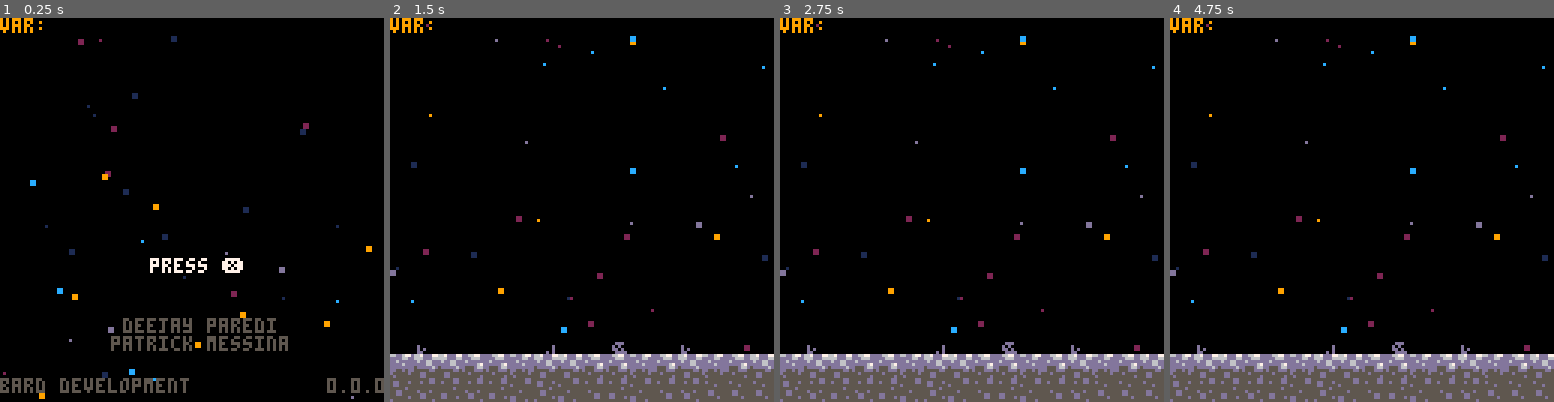
Above: before the commit, frames 1-4 (left to right).
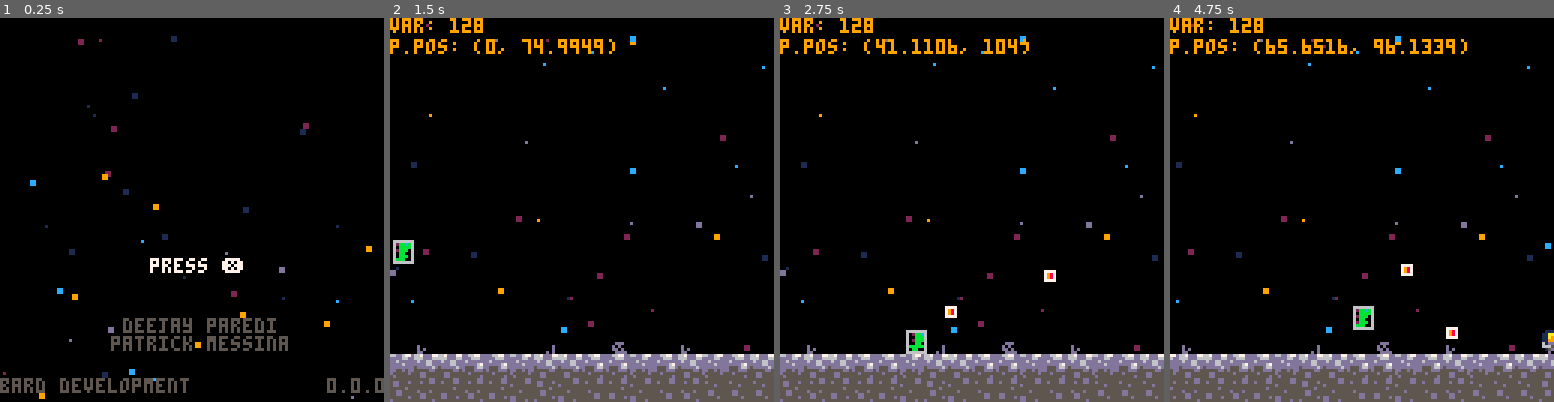
Above: after the commit, the same moments.

Repository: barddev/moonshot
Game: PICO-8 cartridge moonshot.p8
The game is run twice, just before and just after one commit, with the same random seed, the same clock (stepped at 60 frames per second) and the same inputs.
Inputs:
- Up to frame 1 (0.25 s): no input
- Up to frame 2 (1.5 s): tap X (X key) at 0.33, 1.07 s; tap O (Z key) at 0.7 s
- Up to frame 3 (2.75 s): hold Right 1.6-2.1 s; tap O (Z key) at 1.7, 2.1, 2.5 s; tap X (X key) at 1.85 s; hold Right from 2.47 s (still down)
- Up to frame 4 (4.75 s): tap O (Z key) every 0.4 s from 2.9 to 4.5 s; tap X (X key) at 2.97, 4.08 s; release Right at 3.03 s; hold Left 3.08-3.58 s; hold Right 4.02-4.68 s

The runs differ from the first frame. In frame 1, 0.2% of the frame differs, in the area x 0-11%, y 0-4%; in frame 2, 1.2%; in frame 3, 1.5%; in frame 4, 7.9%, in the area x 0-100%, y 0-100%.

Commit message:
refactoring to rid memory issues

Diff:
--- a/moonshot.p8
+++ b/moonshot.p8
@@ -7,6 +7,8 @@
 function _init()
     m = gmap:new()
     g = game:new()
+    p = player:new()
+    c = cam:new()
     g:change_state(menu)
     -- g:change_state(level_1)
 end
@@ -37,12 +39,23 @@
     title = "moonshot",
     version = "0.0.0",
 
+    -- physics
+    grav = 0.05,
+    friction = 0.425,
+
     -- stars
     stars_color_pal={1,2,9,12,13},
 
     -- debug information
     debug = true,
     debug_var = "",
+
+    -- sprite flags
+    solid = 0,
+    egg = 3,
+    spike = 5,
+    bullet = 6,
+
 }
 
 -->8
@@ -123,6 +136,20 @@
 
 function vector.__concat(s, t)
     return tostring(s) .. tostring(t)
+end
+
+-- hitbox
+hitbox = {}
+function hitbox:new(_x, _y, _w, _h)
+
+    local o = {}
+    setmetatable(o, hitbox)
+    o.x = _x or 0
+    o.y = _y or 0
+    o.w = _w or 8
+    o.h = _h or 8
+    return o
+
 end
 
 -->8
@@ -147,10 +174,11 @@
 function game:draw()
     self.state:draw()
 
-    if globals.debug then
-        -- print("p.pos: " .. p.pos, x, 14, 9)
-        local row = 0
-        print("var: " .. globals.debug_var, x, row, 9)
+    if globals.debug
+    and g.state.level then
+        local row = 7
+        print("var: " .. globals.debug_var, c.pos.x, 0 * row + c.pos.y, 9)
+        print("p.pos: " .. p.pos, c.pos.x, 1 * row + c.pos.y, 9)
     end
 
 end
@@ -184,14 +212,16 @@
 function gmap:init(pos, length, stars, draw_map)
 
     local l = length or 1024
-    local s = stars or true
-    local d = draw_map or true
+    local s = true
+    local d = true
+    if (stars ~= nil) s = stars
+    if (draw_map ~= nil) d = draw_map
 
     self.pos = pos
     self.start = self.pos.x
     self.mend = self.pos.x + l
     self.stars = {}
-    self.draw_map = draw_map
+    self.draw_map = d
     if s then
         self:stars_init()
     end
@@ -207,7 +237,7 @@
     s={}
     s.pos = vector2d()
     s.pos.x=rnd(m.mend)
-    s.pos.y=rnd(128)
+    s.pos.y=rnd(128) + self.pos.y
     s.color=globals.stars_color_pal[
         flr(rnd(count(globals.stars_color_pal)))+1]
     s.size=flr(rnd(2))
@@ -224,15 +254,17 @@
 -- draw map
 function gmap:draw()
 
-    if self.draw_map then
-        map(self.pos.x, self.pos.y)
-    end
-
     -- draw stars
     for s in all(self.stars) do
         local x = s.pos.x
         local y = s.pos.y
         rectfill(x, y, flr(x)+s.size, flr(y)+s.size, s.color)
+    end
+
+    -- draw map
+    if self.draw_map then
+        -- map(self.pos.x, self.pos.y)
+        map(0, self.pos.y / 8, 0, self.pos.y)
     end
 
 end
@@ -248,7 +280,28 @@
     return o
 end
 
-function cam:init()
+function cam:init(pos)
+    self.pos = pos
+end
+
+function cam:update()
+    -- camera follows player
+    self.pos.x = p.pos.x - 64 + (p.w / 2)
+
+    -- end a gamescreen early from end
+    if self.pos.x > m.mend - 128 then
+        self.pos.x = m.mend - 128
+        m.start = m.mend - 128
+    end
+
+    -- left end of camera doesnt move past start
+    if (self.pos.x < m.start) then
+        self.pos.x = m.start
+    end
+
+
+    camera(self.pos.x, self.pos.y)
+
 end
 
 -->8
@@ -268,6 +321,7 @@
 -- reset menu screen
 function menu:init()
     -- map is just blank screen
+    self.level = false
     m:init(vector2d(), 128, true, false)
 
 end
@@ -306,7 +360,7 @@
     return o
 end
 
--- should be overwritten by subclass
+-- initialize level
 function level:init()
     -- init map to desired settings
     -- set baddies positions
@@ -321,6 +375,9 @@
     for e in all(self.eggs) do
         e:update()
     end
+    p:update()
+    c:update()
+    bullets_update()
 end
 
 function level:draw()
@@ -328,9 +385,9 @@
     for e in all(self.eggs) do
         e:draw()
     end
-    map(m.pos.x, m.pos.y)
-end
-
+    p:draw()
+    bullets_draw()
+end
 
 -->8
 -- level_1
@@ -338,7 +395,524 @@
 level_1 = inherits_from(level)
 
 function level_1:init()
+    self.level = true
+    self.level_num = 1
     m:init(vector2d(), 1024)
+    p:init(vector2d())
+    c:init(vector2d())
+end
+
+-->8
+-- level_2
+level_2 = inherits_from(level)
+
+function level_2:init()
+    self.level = true
+    self.level_num = 2
+    m:init(vector2d(0,128), 1024)
+    p:init(vector2d(0,128))
+    c:init(vector2d(0,128))
+end
+
+
+
+-->8
+-- actors
+actor = {}
+function actor:new()
+    local o = {}
+    setmetatable(o, self)
+    self.__index = self
+    return o
+end
+
+-- actor:init
+function actor:init()
+end
+
+-- actor:animate
+-- assumes 6 sprites
+-- 1st is idle, 4 running, 1 jumping
+-- in that order
+-- all sprites should be in the same row
+function actor:animate()
+
+    if self.state == "jumping" then
+        self.sp = self.base_sp + 5
+    elseif self.state == "running" then
+
+    if time() - self.anim > .1 then
+      self.anim=time()
+      self.sp += 1
+      if self.sp > self.base_sp + 4 then
+        self.sp = self.base_sp + 1
+      end
+    end
+
+  else --player idle/falling
+      self.sp = self.base_sp
+  end
+end
+
+-- actor:jump
+function actor:jump()
+    sfx(00)
+    self.jump_press = 0
+    self.grounded_press = 0
+    self.grounded = false
+
+    self.vel.y -= self.acc.y
+end
+
+-- actor:death
+function actor:death()
+end
+
+-- actor:draw_lives
+function actor:draw_lives()
+end
+
+function actor:shoot()
+    -- local b = bullet:new(self.pos, 32, new_hitbox(5,2,3,3), 50, self.flip)
+    -- sfx(10)
+    -- add(bullets, b)
+end
+
+-- actor:update
+-- update actor
+function actor:update()
+end
+
+-- should be drawn
+function actor:draw()
+    self:draw_lives()
+    spr(self.sp, self.pos.x, self.pos.y, 1, 1, self.flip, false)
+    if globals.debug then
+        self:hitbox_draw(6)
+    end
+end
+
+-- actor:direction
+-- determine the direction actor is facing
+-- returns -1 if facing left, 1 otherwise
+function actor:direction(flip)
+
+    if flip then
+        return -1
+    end
+    return 1
+end
+
+-- actor:move
+-- move the actor on screen
+function actor:move()
+end
+
+function actor:hitbox_position()
+    local dir = self:direction(self.flip)
+    local x = 0
+    local y = 0
+    -- facing right
+    if dir == 1 then
+        x = self.hitbox.x
+        y = self.hitbox.y
+    else
+        x = self.w - 1 - (self.hitbox.x + self.hitbox.w)
+        y = self.h - 1 - (self.hitbox.y + self.hitbox.h)
+    end
+
+    return hitbox:new(x, y, self.hitbox.w, self.hitbox.h)
+end
+
+function actor:hitbox_abs_position()
+    local h = self:hitbox_position()
+    h.x += self.pos.x
+    h.y += self.pos.y
+    return h
+end
+
+function actor:hitbox_draw(c)
+    local h = self:hitbox_abs_position()
+
+    local x1 = h.x
+    local x2 = h.x + h.w
+    local y1 = h.y
+    local y2 = h.y + h.h
+    rect(x1, y1, x2, y2, c)
+end
+
+
+function actor:map_collision(direction, flag)
+
+    -- TODO switch to hitbox
+    local x=self.pos.x  local y=self.pos.y
+    local w=self.w  local h=self.h
+
+    local x1=0  local y1=0
+    local x2=0  local y2=0
+
+    if direction == "left" then
+        x1 = x - 1
+        y1 = y
+        x2 = x
+        y2 = y + h - 1
+
+    elseif direction == "right" then
+        x1 = x + w - 1
+        y1 = y
+        x2 = x + w
+        y2 = y + h - 1
+
+    elseif direction == "up" then
+        x1 = x + 2
+        y1 = y - 1
+        x2 = x + w - 3
+        y2 = y
+
+    elseif direction == "down" then
+        x1 = x + 2
+        y1 = y + h
+        x2 = x + w - 3
+        y2 = y + h
+    end
+    -- sprites are 8 pixels
+    x1 /= 8
+    y1 /= 8
+    x2 /= 8
+    y2 /= 8
+
+    if fget(mget(x1,y1),flag)
+    or fget(mget(x1,y2),flag)
+    or fget(mget(x2,y1),flag)
+    or fget(mget(x2,y2),flag) then
+        return true
+    end
+
+    return false
+
+
+end
+
+-->8
+-- player
+
+player = inherits_from(actor)
+
+function player:init(pos)
+
+    -- base sprite
+    self.base_sp = 1
+    self.sp = 1
+    self.flip = false
+
+    -- total sprite size
+    self.w = 8
+    self.h = 8
+
+    -- pos: vector2d needs a starting position
+    self.pos = pos
+
+    -- hitbox: needs a hitbox
+    self.hitbox = hitbox:new(1,0,6,7)
+
+    self.anim = 0
+    -- falling/running/jumping/idle
+    self.state = "falling"
+    self.health = 1
+    self.lives = 3
+
+    -- velocity
+    self.vel = vector2d()
+    self.max_vel = vector2d(2, 2)
+
+    self.acc = vector2d(0.5, 2.2)
+    self.dcc = vector2d(0.8, 0)
+    self.dcc_air = vector2d(1.5, 0)
+
+    -- jumping
+    self.jump_hold = globals.grav
+
+    -- check if almost touch ground
+    self.jump_press = 0
+    self.jump_press_time = 0.2
+
+    self.grounded_press = 0
+    self.grounded_press_time = 0.25
+    self.grounded = false
+
+
+end
+
+function player:update()
+
+    self.vel.x *= globals.friction
+    self.vel.y += globals.grav + self.jump_hold
+
+    -- shooting
+    if (btnp(4)) self:shoot()
+
+    -- left
+    if btn(0) then
+        self.vel.x -= self.acc.x
+        self.flip = true
+    -- right
+    elseif btn(1) then
+        self.vel.x += self.acc.x
+        self.flip = false
+    -- allow a minor delay before changing directions/stopping
+    else
+        if self.grounded then
+            self.vel.x *= self.dcc.x
+        else
+            self.vel.x *= self.dcc_air.x
+        end
+    end
+
+
+    -- jumping
+    self.grounded_press -= 1/60
+    if self.grounded then
+        self.grounded_press = self.grounded_press_time
+    end
+    self.jump_press -= 1/60
+
+    if btnp(5) then
+        self.jump_press = self.jump_press_time
+    end
+    -- h check for how long jump is press
+    if btn(5) then
+        self.jump_hold -= 0.005
+        if (self.jump_hold < 0) self.jump_hold = 0
+    else
+        self.jump_hold = globals.grav
+    end
+
+    if self.jump_press > 0
+    and self.grounded_press > 0 then
+        self:jump()
+    end
+
+    self:move()
+
+    -- check picking up egg
+    -- for e in all(eggs) do
+    --     if tor_collision(e, self) then
+    --         del(eggs, e)
+    --     end
+    -- end
+
+    if self.health <= 0 then
+        self:death()
+    end
+
+
+    -- globals.debug_var = self.sp
+
+    self:animate()
+
+end
+
+function player:shoot()
+    local b = bullet:new()
+    b:init(self.pos, 32, hitbox:new(5,2,3,3), 60, self.flip)
+    sfx(10)
+    add(bullets, b)
+end
+
+function player:death()
+    self.lives -= 1
+    self.health = 1
+    if self.lives <= 0 then
+        g:change_state(game_over)
+    else
+        -- TODO this needs adjusting
+        p.pos = vector2d(20, 20)
+    end
+end
+
+function player:move()
+    -- check y direction
+    if self.vel.y > 0 then
+        self.state = "falling"
+
+        -- if player falls off the map
+        globals.debug_var = m.pos.y + 128
+        if self.pos.y > m.pos.y + 128 then
+            self.health -= self.health
+            return
+        end
+
+        -- limit actor to max speed
+        self.vel.y = mid(-self.max_vel.y, self.vel.y, self.max_vel.y)
+
+        if self:map_collision("down", globals.solid) then
+            self.grounded = true
+
+            -- left/right movement
+            -- TODO is actor really running if falling in the air
+            -- fix this
+            if self.vel.x != 0 then
+                self.state = "running"
+            else
+                self.state = "idle"
+            end
+            self.vel.y = 0
+            self.pos.y -= ((self.pos.y + self.h + 1) % 8) - 1
+        end
+
+        if self:map_collision("down", globals.spike)
+        or self:map_collision("up", globals.spike)
+        or self:map_collision("right", globals.spike)
+        or self:map_collision("left", globals.spike) then
+            self.vel.y = 0
+            self.health -= self.health
+        end
+
+    elseif self.vel.y < 0 then
+        self.state = "jumping"
+        if self:map_collision("up", globals.solid) then
+            self.vel.y = 0
+        end
+    end
+
+    -- check x direction
+    -- left movement
+    if self.vel.x < 0 then
+        -- limit actor to max speed
+        self.vel.x = mid(-self.max_vel.x, self.vel.x, self.max_vel.x)
+        if self:map_collision("left", globals.solid) then
+            self.vel.x = 0
+        end
+    -- right movement
+    elseif self.vel.x > 0 then
+        self.vel.x = mid(-self.max_vel.x, self.vel.x, self.max_vel.x)
+        if self:map_collision("right", globals.solid) then
+            self.vel.x = 0
+        end
+    end
+
+    self.pos += self.vel
+
+    --limit to map
+    if self.pos.x < m.start then
+        self.pos.x = m.start
+    end
+    if self.pos.x > m.mend - self.w then
+        self.pos.x = m.mend - self.w
+    end
+
+    if self.pos.x >= m.mend - 15 then
+        -- levelmanager:next_level()
+        -- TODO: Switch to next level
+        if g.state.level_num == 1 then
+            g:change_state(level_2)
+        end
+    end
+
+
+end
+
+
+-->8
+-- bullets
+
+-- array of all bullets
+bullets={}
+
+function bullets_update()
+    for b in all(bullets) do
+        b:update()
+
+        local del_bullet = false
+
+        if b.pos.x < b.origin.x - b.distance
+        or b.pos.x > b.origin.x + b.distance
+        or b.pos.x < 0 then
+            del_bullet = true
+        end
+
+        -- assumes sprite faces right
+        local direction = "right"
+        if (b.flip) direction = "left"
+        collide_wall = b:map_collision(direction, globals.solid)
+        if collide_wall then
+            del_bullet = true
+        end
+
+        if (del_bullet) del(bullets, b)
+
+    end
+end
+
+function bullets_draw()
+    for b in all(bullets) do
+        b:draw()
+
+        if globals.debug then
+            b:hitbox_draw(7)
+        end
+
+    end
+end
+
+bullet = inherits_from(actor)
+
+function bullet:init(pos, sp, hitbox, distance, flip)
+    self.pos = pos
+    self.sp = sp
+    self.flip = flip
+    self.origin = pos
+    self.distance = distance
+    self.hitbox = hitbox
+    self.w = 8
+    self.h = 8
+    self.vel = vector2d(1.5 * self:direction(flip), 0)
+
+end
+
+function bullet:update()
+    self.pos += self.vel
+end
+
+-->8
+-- game over
+game_over = {}
+
+function game_over:new()
+    local o={}
+    setmetatable(o, self)
+    self.__index = self
+    return o
+end
+
+-- game_over:init
+-- reset game_over screen
+function game_over:init(win)
+    self.win = win
+    self.level = false
+    -- map is just blank screen
+    m:init(vector2d(), 128, true, false)
+    -- c:init(vector2d())
+end
+
+-- game_over:update
+-- check if player wants to start
+function  game_over:update()
+    if btnp(4) then
+        -- start playing level 1
+        g:change_state(menu)
+    end
+end
+
+-- game_over:draw
+function  game_over:draw()
+    m:draw()
+    if self.win then
+        print("you win!", 60, 60)
+    else
+        print("you lose, loser.", 60, 60)
+    end
+    print("press ❎", 50, 80, 7)
 end
 
 
@@ -605,62 +1179,78 @@
 0048000000004900004a000048000000110000006000001100000000004800000000000049000000110000490000736500000073757f7f000000494800000000000000000000005e5e5e00000000000000000000007064504647506500490000000000480000004a001160606160606000004a0000004800004900004900796a
 4443434242444343424244424344424343444343444242434244444344424344444244434244424342434243424463750000007462434443444442424342450000000000000000000000000000000000000000000000735151505262444444424244424243444342434442424342444342424243424242434442424242424242
 5054515451555055535155535452525250515555515253555453555151525152535555555354535046475350535552760000007350505050505050505050650000000000000000000000000000000000000000000000715050505050505050505050505050505050505050505050545050505050505050505050505050505050
-…(59 lines of a section not shown)…
+0000000000000000000000000000000000000000000000000000000000000000000000000000000000000000000000000000000000000000000000000000000000000000000000000000000000000000000000000000000000000000000000000000000000000000000000000000000000000000000000000000000000000000
+0000000000000000000000000000000000000000000000000000000000000000000000000000000000000000000000000000000000000000000000000000000000000000000000000000000000000000000000000000000000000000000000000000000000000000000000000000000000000000000000000000000000000000
+0000000000000000000000000000000000000000000000000000000000000000000000000000000000000000000000000000000000000000000000000000000000000000000000000000000000000000000000000000000000000000000000000000000000000000000000000000000000000000000000000000000000000000
+0000000000000000000000000000000000000000000000000000000000000000000000000000000000000000000000000000000000000000000000000000000000000000000000000000000000000000000000000000000000000000000000000000000000000000000000000000000000000000000000000000000000000000
+0000000000000000000000000000000000000000000000000000000000000000000000000000000000000000000000000000000000000000000000000000000000000000000000000000000000000000000000000000000000000000000000000000000000000000000000000000000000000000000000000000000000000000
+0000000000000000000000000000000000000000000000000000000000000000000000000000000000000000000000000000000000000000000000000000000000000000000000000000000000000000000000000000000000000000000000000000000000000000000000000000000000000000000000000000000000000000
+0000000000000000000000000000000000000000000000000000000000000000000000000000000000000000000000000000000000000000000000000000000000000000000000000000000000000000000000000000000000000000000000000000000000000000000000000000000000000000000000000000000000000000
+0000000000000000000000000000000000000000000000000000000000000000000000000000000000000000000000000000000000000000000000000000000000000000000000000000000000000000000000000000000000000000000000000000000000000000000000000000000000000000000000000000000000000000
+0000000000000000000000000000000000000000000000000000000000000000000000000000000000000000000000000000000000000000000000000000000000000000000000000000000000000000000000000000000000000000000000000000000000000000000000000000000000000000000000000000000000000000
+0000000000000000000000000000000000000000000000000000000000000000000000000000000000000000000000000000000000000000000000000000000000000000000000000000000000000000000000000000000000000000000000000000000000000000000000000000000000000000000000000000000000000000
+0000000000000000000000000000000000000000000000000000000000000000000000000000000000000000000000000000000000000000000000000000000000000000000000000000000000000000000000000000000000000000000000000000000000000000000000000000000000000000000000000000000000000000
+0000000000000000000000000000000000000000000000000000000000000000000000000000000000000000000000000000000000000000000000000000000000000000000000000000000000000000000000000000000000000000000000000000000000000000000000000000000000000000000000000000000000000000
+0000000000000000000000000000000000000000000000000000000000000000000000000000000000000000000000000000000000000000000000000000000000000000000000000000000000000000000000000000000000000000000000000000000000000000000000000000000000000000000000000000000000000000
+0000000000000000000000000000000000000000000000000000000000000000000000000000000000000000000000000000000000000000000000000000000000000000000000000000000000000000000000000000000000000000000000000000000000000000000000000000000000000000000000000000000000000000
+0042424200000000000000000000000000000000000000000000000000000000000000000000000000000000000000000000000000000000000000000000000000000000000000000000000000000000000000000000000000000000000000000000000000000000000000000000000000000000000000000000000000000000
+4242424242000000000000000000000000000000000000000000000000000000000000000000000000000000000000000000000000000000000000000000000000000000000000000000000000000000000000000000000000000000000000000000000000000000000000000000000000000000000000000000000000000000
+…(59 lines of a section not shown)…
